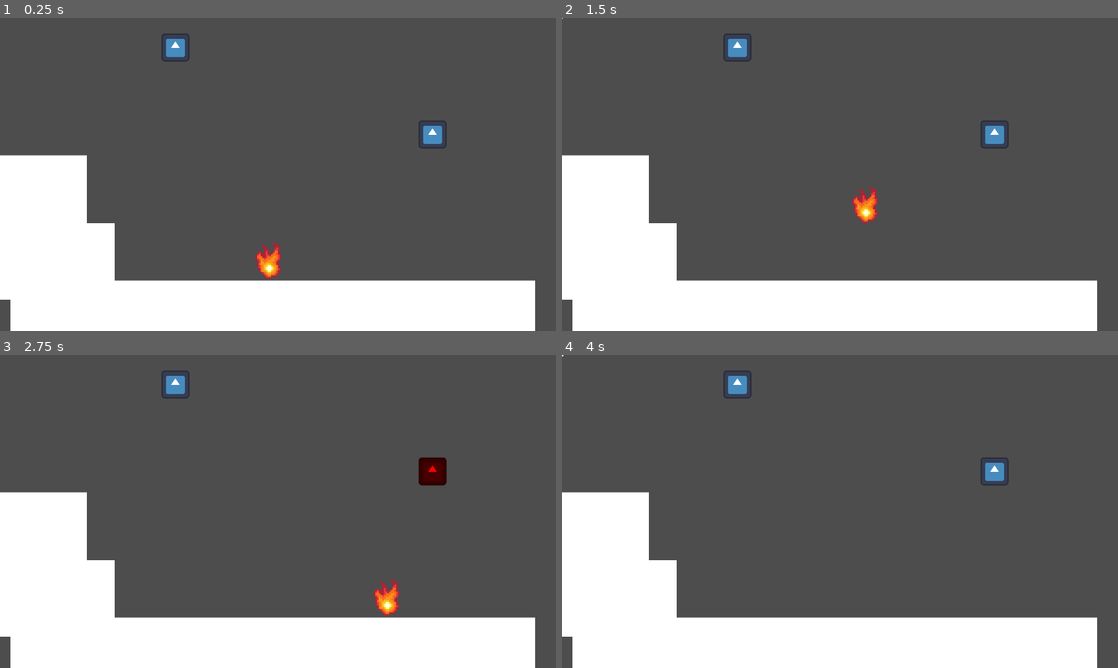
Above: before the commit, frames 1-4 (two rows, left to right).
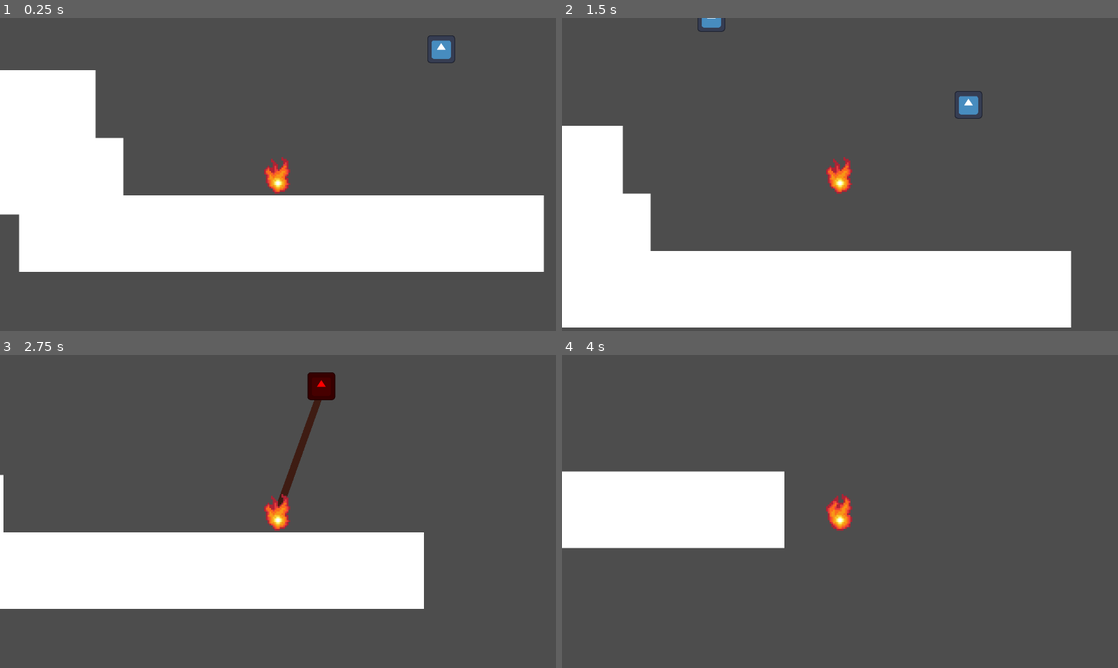
Above: after the commit, the same moments.

Repository: Hex-4/burnout
Game: Godot game, scene res://main_test.tscn
Two runs of this game, one before a commit and one after it. Both use one fixed random seed, a clock stepped at 60 frames per second and the inputs below. The engine's default icon, where the game draws it, is replaced by a stand-in: a white triangle on a blue panel in a dark square.
Inputs (mouse positions are in pixels of both pictures, inside the frame that each line leads up to):
- Up to frame 1 (0.25 s): no input
- Up to frame 2 (1.5 s): tap Enter at 0.5 s; move the mouse to (962, 158) at 0.52 s; press the mouse at (962, 158) at 0.53 s; hold D (right) from 0.53 s (still down); tap W (jump) at 0.77, 0.8, 1.07, 1.35 s; move the mouse to (728, 190) at 1.27 s; release the mouse at (728, 190) at 1.28 s
- Up to frame 3 (2.75 s): tap W (jump) at 1.52, 1.82, 2.3 s; click (166, 527) at 1.55 s; move the mouse to (333, 442) at 2.02 s; release D (right) at 2.03 s; press the mouse at (333, 442) at 2.03 s; hold A (left) from 2.03 s (still down)
- Up to frame 4 (4 s): move the mouse to (812, 574) at 2.77 s; release A (left) at 2.78 s; release the mouse at (812, 574) at 2.78 s; hold D (right) from 2.78 s (still down); tap Alt at 2.85 s; tap W (jump) at 3.02, 3.32, 3.77, 3.8 s; click (812, 574) at 3.05 s; move the mouse to (1006, 558) at 3.52 s; tap Shift at 3.6 s

The runs differ from the first frame. In frame 1, 43% of the frame differs, in the area x 0-98%, y 5-100%; in frame 2, 12%; in frame 3, 34%; in frame 4, 28%.
Error after the commit: Invalid access to property or key 'position' on a base object of type 'Nil'. (res://scripts/player.gd:101)

Commit message:
lots of progress on grapple improvements!

Diff:
--- a/player.tscn
+++ b/player.tscn
@@ -59,6 +59,14 @@
 [node name="Player" type="CharacterBody2D" unique_id=1772870386]
 script = ExtResource("1_onrkg")
 
+[node name="Line2D" type="Line2D" parent="." unique_id=488148858]
+points = PackedVector2Array(0, 0)
+width = 4.0
+default_color = Color(0.24470726, 0.11225846, 0.075150855, 1)
+joint_mode = 2
+begin_cap_mode = 2
+end_cap_mode = 2
+
 [node name="GPUParticles2D" type="GPUParticles2D" parent="." unique_id=1437959080]
 
 [node name="AnimatedSprite2D" type="AnimatedSprite2D" parent="." unique_id=1326473061]
@@ -68,3 +76,5 @@
 
 [node name="CollisionShape2D" type="CollisionShape2D" parent="." unique_id=537927872]
 shape = SubResource("CircleShape2D_gmrs5")
+
+[node name="Camera2D" type="Camera2D" parent="." unique_id=435889818]
--- a/project.godot
+++ b/project.godot
@@ -56,6 +56,7 @@
 [physics]
 
 3d/physics_engine="Jolt Physics"
+2d/default_gravity=518.9780000000001
 
 [rendering]
 
--- a/scripts/player.gd
+++ b/scripts/player.gd
@@ -7,9 +7,13 @@
 const MAX_GRAPPLE_RANGE = 180
 const ALIGNMENT_THRESHOLD = 0.7
 const DISTANCE_WEIGHT = 0.3
+const GRAPPLE_NUDGE_SPEED = 150
+const GRAVITY = 1000.0
+const AIR_STEER_MULT = 1
 
 var state := State.FREE
 var attached_point: Node2D
+var rope_length: float
 
 func get_grapple_point() -> Node2D:
 	var points: Array[Node] = get_tree().get_nodes_in_group("attachable")
@@ -39,38 +43,72 @@
 		attached_point = get_grapple_point()
 		if attached_point:
 			(attached_point.get_node("Icon") as Sprite2D).modulate = Color("red")
+			rope_length = position.distance_to(attached_point.position)
 	elif Input.is_action_just_released("grapple"):
 		if attached_point:
 			(attached_point.get_node("Icon") as Sprite2D).modulate = Color(1,1,1,1)
 		attached_point = null
+		rope_length = 0
 
 	if Input.is_action_pressed("grapple"):
 		state = State.ATTACHED
+		if (len($Line2D.points) > 1):
+			$Line2D.remove_point(1)
+		if attached_point:
+			$Line2D.add_point(attached_point.position - position)
+
 	else:
+		if len($Line2D.points) > 1:
+			$Line2D.remove_point(1)
 		state = State.FREE
 		attached_point = null
 
 
 
 	if state == State.FREE:
-		# Add the gravity.
+		# In the air:
 		if not is_on_floor():
-			velocity += get_gravity() * delta
+			velocity += Vector2.DOWN * GRAVITY * delta
 
-		# Handle jump.
-		if Input.is_action_just_pressed("jump") and is_on_floor():
-			velocity.y = JUMP_VELOCITY
+			var direction := Input.get_axis("left", "right")
 
-		# Get the input direction and handle the movement/deceleration.
-		# As good practice, you should replace UI actions with custom gameplay actions.
-		var direction := Input.get_axis("left", "right")
-		if direction:
-			velocity.x = direction * SPEED
+			if direction:
+				if velocity.x * direction <= SPEED:
+					velocity.x = move_toward(velocity.x, SPEED * direction, SPEED * AIR_STEER_MULT * delta)
+
+			move_and_slide()
+		# On the ground.
 		else:
-			velocity.x = move_toward(velocity.x, 0, SPEED)
+			# Handle jump.
+			if Input.is_action_just_pressed("jump") and is_on_floor():
+				velocity.y = JUMP_VELOCITY
 
-		move_and_slide()
+			# Get the input direction and handle the movement/deceleration.
+			# As good practice, you should replace UI actions with custom gameplay actions.
+			var direction := Input.get_axis("left", "right")
+			if direction:
+				velocity.x = direction * SPEED
+			else:
+				velocity.x = move_toward(velocity.x, 0, SPEED)
+
+			move_and_slide()
 
 	if state == State.ATTACHED:
 		if not is_on_floor():
-			velocity += get_gravity() * delta
+			velocity += Vector2.DOWN * GRAVITY * delta
+
+		var input_direction := Input.get_axis("left", "right")
+		var forwards_on_circle = (attached_point.position - position).rotated(deg_to_rad(90)).normalized()
+		print(forwards_on_circle)
+		velocity += input_direction * forwards_on_circle * GRAPPLE_NUDGE_SPEED * delta
+
+
+		var predicted = position + velocity * delta
+
+		# constrain prediction onto a circle with radius rope_length
+
+		var target = attached_point.position + (predicted - attached_point.position).normalized() * rope_length
+
+		velocity = (target - position) / delta
+
+		move_and_slide()
